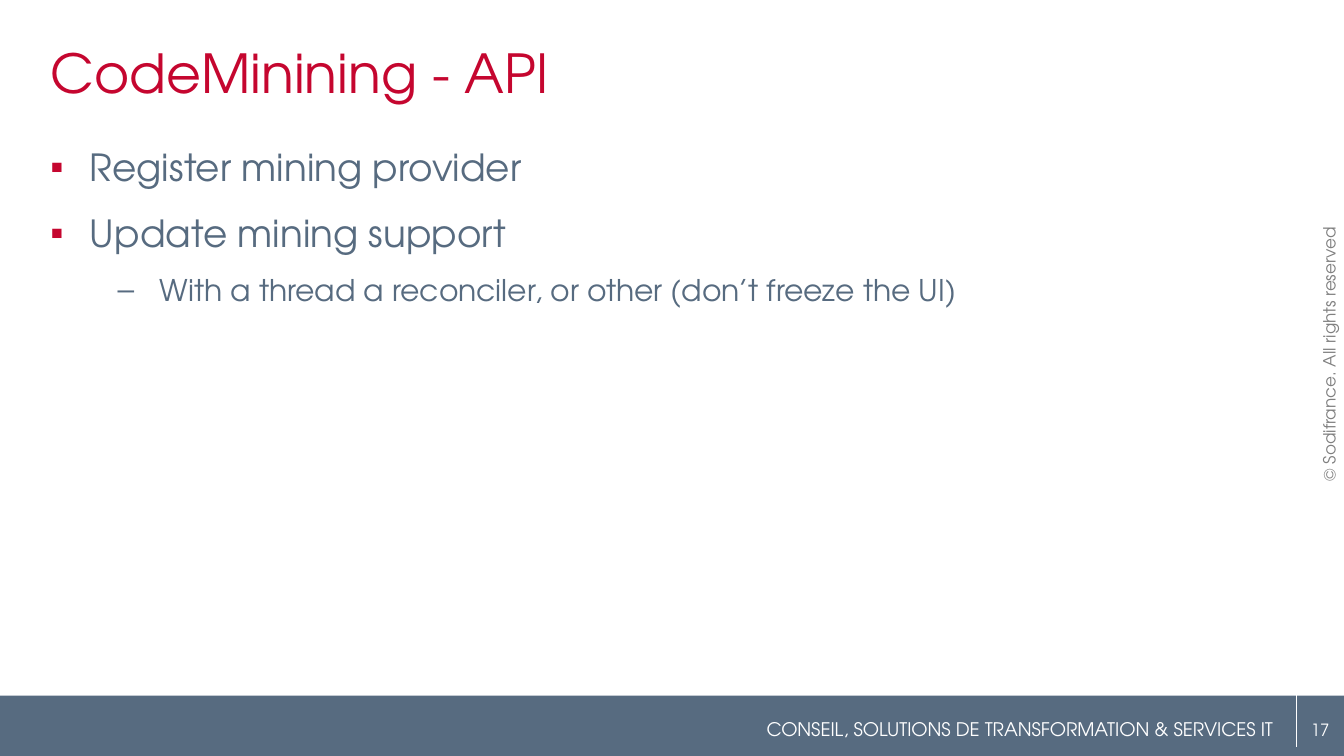
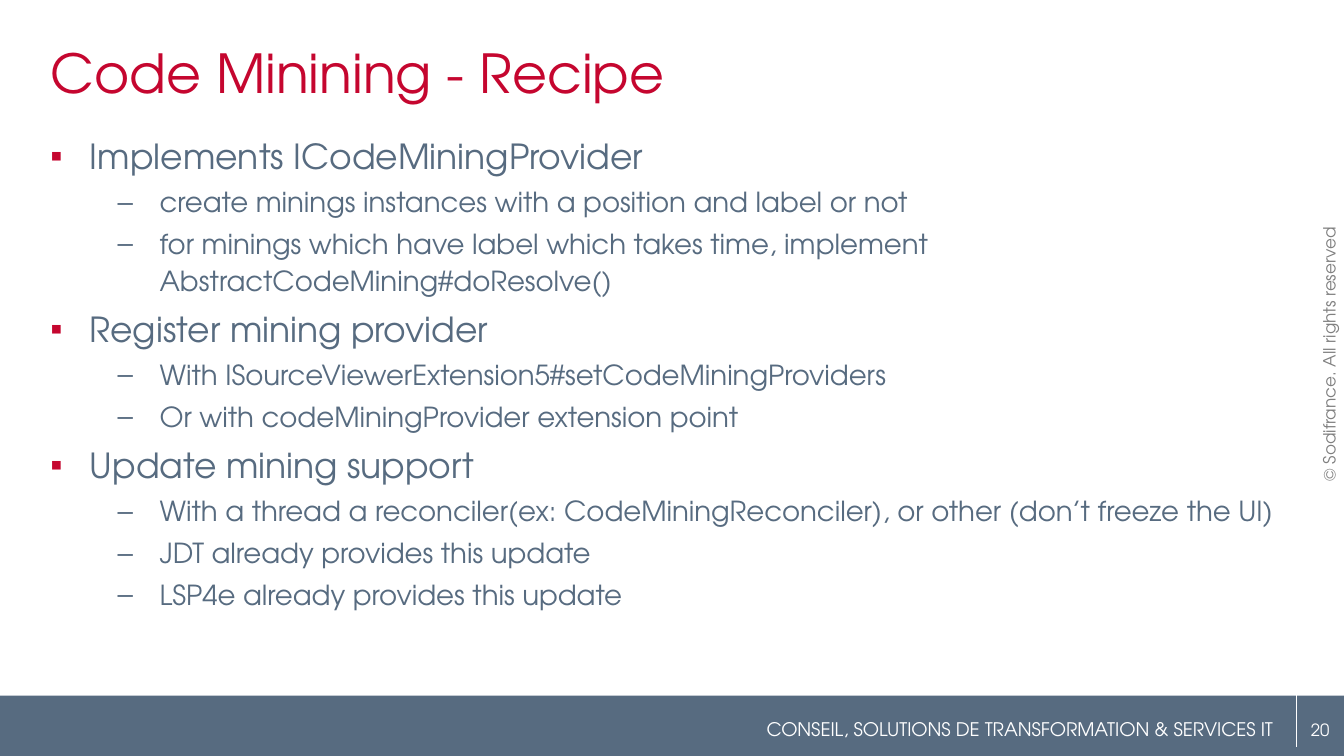
Before and after one commit to angelozerr/EclipseConFrance2018, a slide deck: slide 20 of EclipseConFrance2018_CodeMining.pptx (slide 17 before the commit). Drawn at 1344x756 pixels with LibreOffice and Linux fonts; fonts in the diff are those of the drawing; background and template pictures are left out. Boxes give left, top, right and bottom in pixels: in the first picture for what was removed or moved away, otherwise in the second. Text is boxed around its words. In the diff, an @@ line names an element or a change of style, - is before the commit and + after.

Commit message:
Add CodeMining API section

```diff
--- a/EclipseConFrance2018_CodeMining.pptx
+++ b/EclipseConFrance2018_CodeMining.pptx
@@ title at <box>50,52,665,105</box>: text changed @@
-CodeMinining - API
+Code Minining - Recipe
@@ text at <box>160,191,928,297</box>: paragraphs added @@
+▪ Implements ICodeMiningProvider
+  – create minings instances with a position and label or not
+  – for minings which have label which takes time, implement AbstractCodeMining#doResolve()
@@ text at <box>90,316,488,486</box>: size 20 to 18.5 pt in "Register mining provider", "Update mining support"; line spacing 1.3 to 1.1 @@
@@ text at <box>160,364,886,433</box>: paragraphs added @@
+  – With ISourceViewerExtension5#setCodeMiningProviders
+  – Or with codeMiningProvider extension point
@@ text at <box>160,500,1272,611</box>: text changed; size 16 to 14.8 pt @@
-  – With a thread a reconciler, or other (don’t freeze the UI)
+  – With a thread a reconciler(ex: CodeMiningReconciler), or other (don’t freeze the UI)
+  – JDT already provides this update
+  – LSP4e already provides this update
@@ page number at <box>1311,723,1330,736</box>: text changed @@
-17
+20
```
Also in this commit, not shown: 13 other slides changed, 6 slides added, 2 slides removed, 5 other files.
